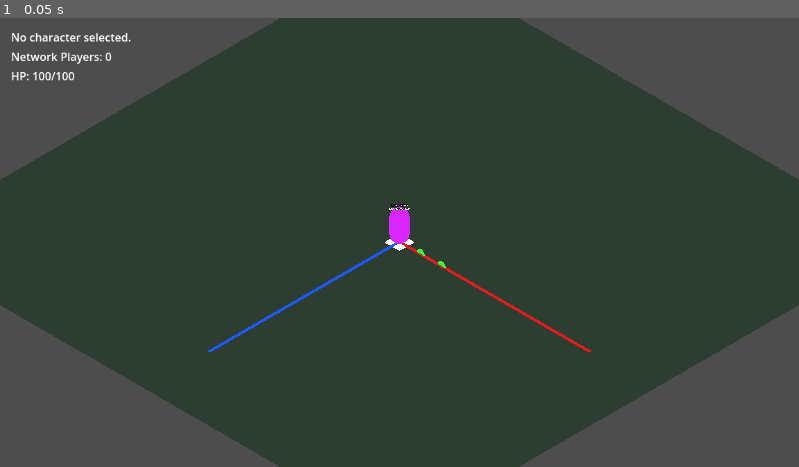
Above: before the commit, frame 1.
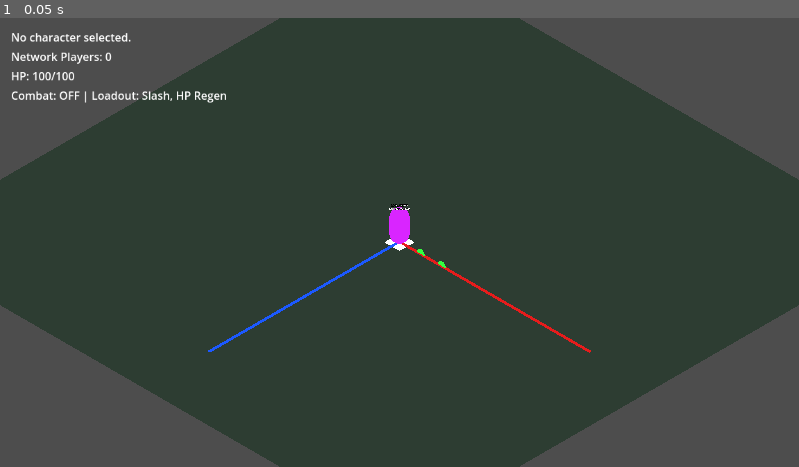
Above: after the commit, the same moment.

Repository: ademastrie/rpg_prototype
Game: Godot game, scene res://scenes/client/client_game.tscn
Two runs of this game, one before a commit and one after it. Both use one fixed random seed, a clock stepped at 60 frames per second and the inputs below. This scene is started directly instead of the project's main scene.
Inputs:
- Up to frame 1 (0.05 s): no input

The runs differ from the first frame. In frame 1, 0.3% of the frame differs, in the area x 1-29%, y 16-19%.

Commit message:
Add auto toggle abilities

Diff:
--- a/godot/scenes/client/client_game.tscn
+++ b/godot/scenes/client/client_game.tscn
@@ -70,6 +70,13 @@
 offset_bottom = 96.0
 text = "HP: 100/100"
 
+[node name="CombatLabel" type="Label" parent="."]
+offset_left = 16.0
+offset_top = 100.0
+offset_right = 360.0
+offset_bottom = 124.0
+text = "Combat: OFF | Loadout: Slash, HP Regen"
+
 [node name="WorldSpawner" type="Node3D" parent="."]
 script = ExtResource("3_world_spawner")
 player_placeholder_scene = ExtResource("2_player_placeholder_3d")
--- a/godot/scripts/client/client_game.gd
+++ b/godot/scripts/client/client_game.gd
@@ -10,6 +10,7 @@
 @onready var status_label: Label = $StatusLabel
 @onready var spawn_count_label: Label = $SpawnCountLabel
 @onready var health_label: Label = $HealthLabel
+@onready var combat_label: Label = $CombatLabel
 @onready var world_spawner: Node3D = $WorldSpawner
 @onready var active_camera: Camera3D = $Camera3D
 
@@ -27,6 +28,7 @@
 var _is_connected_to_server := false
 var _has_sent_join_request := false
 var _was_attack_pressed := false
+var _was_combat_toggle_pressed := false
 var _is_local_player_down := false
 
 
@@ -35,10 +37,12 @@
 	world_spawner.player_spawned.connect(_on_player_spawned)
 	world_spawner.player_health_updated.connect(_on_player_health_updated)
 	world_spawner.player_down_state_updated.connect(_on_player_down_state_updated)
+	world_spawner.combat_mode_updated.connect(_on_combat_mode_updated)
 	_camera_follow_offset = active_camera.global_position
 	_fixed_camera_basis = active_camera.global_transform.basis
 	_on_spawned_player_count_changed(0)
 	_on_player_health_updated(multiplayer.get_unique_id(), 100, 100)
+	_on_combat_mode_updated(multiplayer.get_unique_id(), false, "Slash, HP Regen")
 	set_selected_character(ClientSession.selected_character)
 	_connect_to_server()
 
@@ -76,6 +80,7 @@
 	if aim_direction != Vector2.ZERO and _should_send_aim(aim_direction):
 		_send_aim_input(aim_direction)
 
+	_read_combat_toggle_input()
 	_read_basic_attack_input()
 	_update_camera_follow(delta)
 
@@ -106,6 +111,7 @@
 	_is_local_player_down = false
 	world_spawner.set_local_prediction_input(Vector2.ZERO)
 	_was_attack_pressed = false
+	_was_combat_toggle_pressed = false
 	print("Failed to connect to game server.")
 
 
@@ -115,6 +121,7 @@
 	_is_local_player_down = false
 	world_spawner.set_local_prediction_input(Vector2.ZERO)
 	_was_attack_pressed = false
+	_was_combat_toggle_pressed = false
 	print("Disconnected from game server.")
 
 
@@ -152,6 +159,16 @@
 	else:
 		_is_local_player_down = false
 		status_label.text = _character_status_text
+
+
+func _on_combat_mode_updated(peer_id: int, combat_enabled: bool, loadout_text: String) -> void:
+	if peer_id != multiplayer.get_unique_id():
+		return
+
+	var mode_text: String = "OFF"
+	if combat_enabled:
+		mode_text = "ON"
+	combat_label.text = "Combat: %s | Loadout: %s" % [mode_text, loadout_text]
 
 
 func _read_movement_input() -> Vector2:
@@ -246,6 +263,19 @@
 	_was_attack_pressed = is_attack_pressed
 
 
+func _read_combat_toggle_input() -> void:
+	var is_toggle_pressed: bool = Input.is_key_pressed(KEY_Q)
+	if is_toggle_pressed and not _was_combat_toggle_pressed:
+		_send_combat_toggle_request()
+
+	_was_combat_toggle_pressed = is_toggle_pressed
+
+
+func _send_combat_toggle_request() -> void:
+	# Client only requests a toggle; the server owns the actual combat mode state.
+	world_spawner.rpc_id(1, "request_toggle_combat_mode")
+
+
 func _send_basic_attack_intent() -> void:
 	if _is_local_player_down:
 		return
--- a/godot/scripts/shared/world_spawner.gd
+++ b/godot/scripts/shared/world_spawner.gd
@@ -4,6 +4,7 @@
 signal player_spawned(peer_id: int, player: Node3D)
 signal player_health_updated(peer_id: int, current_hp: int, max_hp: int)
 signal player_down_state_updated(peer_id: int, is_down: bool)
+signal combat_mode_updated(peer_id: int, combat_enabled: bool, loadout_text: String)
 signal join_requested(peer_id: int, character_id: int, character_name: String, access_token: String)
 
 @export var player_placeholder_scene: PackedScene
@@ -34,6 +35,9 @@
 var _player_is_down_by_peer: Dictionary = {}
 var _player_respawn_positions: Dictionary = {}
 var _last_contact_damage_time_by_peer: Dictionary = {}
+var _combat_enabled_by_peer: Dictionary = {}
+var _loadout_by_peer: Dictionary = {}
+var _last_ability_time_by_peer: Dictionary = {}
 var _local_prediction_input: Vector2 = Vector2.ZERO
 var _simulation_accumulator := 0.0
 var _snapshot_accumulator := 0.0
@@ -51,6 +55,17 @@
 	Vector3(3, 0, -3),
 	Vector3(-3, 0, -3),
 ]
+
+const DEFAULT_LOADOUT: Array[String] = ["Slash", "HP Regen"]
+const ABILITY_DEFINITIONS: Dictionary = {
+	"Slash": {
+		"cooldown": 1.25,
+	},
+	"HP Regen": {
+		"cooldown": 2.0,
+		"heal": 8,
+	},
+}
 
 
 func send_join_request(character_id: int, character_name: String, access_token: String) -> void:
@@ -98,6 +113,9 @@
 	_player_is_down_by_peer.erase(peer_id)
 	_player_respawn_positions.erase(peer_id)
 	_last_contact_damage_time_by_peer.erase(peer_id)
+	_combat_enabled_by_peer.erase(peer_id)
+	_loadout_by_peer.erase(peer_id)
+	_last_ability_time_by_peer.erase(peer_id)
 	_character_names_by_peer.erase(peer_id)
 	rpc("despawn_player", peer_id)
 
@@ -128,8 +146,12 @@
 	_player_current_hp_by_peer[peer_id] = player_max_hp
 	_player_is_down_by_peer[peer_id] = false
 	_player_respawn_positions[peer_id] = players[peer_id]
+	_combat_enabled_by_peer[peer_id] = false
+	_loadout_by_peer[peer_id] = DEFAULT_LOADOUT.duplicate()
+	_last_ability_time_by_peer[peer_id] = {}
 	rpc("apply_player_health_update", peer_id, player_max_hp, player_max_hp)
 	rpc("apply_player_down_state", peer_id, false)
+	rpc("apply_combat_mode_update", peer_id, false, _loadout_text(peer_id))
 	_next_spawn_index += 1
 
 
@@ -145,6 +167,7 @@
 	while _simulation_accumulator >= tick_delta:
 		_simulate(tick_delta)
 		_apply_enemy_contact_damage(tick_delta)
+		_process_combat_abilities()
 		_simulation_accumulator -= tick_delta
 
 	var snapshot_delta := 1.0 / snapshot_rate
@@ -246,6 +269,66 @@
 			return true
 
 	return false
+
+
+func _process_combat_abilities() -> void:
+	var now_seconds: float = float(Time.get_ticks_msec()) / 1000.0
+	for peer_id in players:
+		var peer_id_int: int = int(peer_id)
+		if not bool(_combat_enabled_by_peer.get(peer_id, false)):
+			continue
+		if bool(_player_is_down_by_peer.get(peer_id, false)):
+			continue
+
+		var loadout: Array = _loadout_by_peer.get(peer_id, []) as Array
+		if loadout.has("Slash") and _is_ability_ready(peer_id_int, "Slash", now_seconds):
+			_set_ability_used(peer_id_int, "Slash", now_seconds)
+			_perform_slash(peer_id_int)
+		if loadout.has("HP Regen") and _is_ability_ready(peer_id_int, "HP Regen", now_seconds):
+			_set_ability_used(peer_id_int, "HP Regen", now_seconds)
+			_apply_hp_regen(peer_id_int)
+
+
+func _is_ability_ready(peer_id: int, ability_name: String, now_seconds: float) -> bool:
+	var ability_state: Dictionary = _last_ability_time_by_peer.get(peer_id, {}) as Dictionary
+	var last_used: float = float(ability_state.get(ability_name, -_ability_cooldown(ability_name)))
+	return now_seconds - last_used >= _ability_cooldown(ability_name)
+
+
+func _set_ability_used(peer_id: int, ability_name: String, now_seconds: float) -> void:
+	var ability_state: Dictionary = _last_ability_time_by_peer.get(peer_id, {}) as Dictionary
+	ability_state[ability_name] = now_seconds
+	_last_ability_time_by_peer[peer_id] = ability_state
+
+
+func _ability_cooldown(ability_name: String) -> float:
+	var ability_definition: Dictionary = ABILITY_DEFINITIONS.get(ability_name, {}) as Dictionary
+	return float(ability_definition.get("cooldown", 1.0))
+
+
+func _ability_heal_amount(ability_name: String) -> int:
+	var ability_definition: Dictionary = ABILITY_DEFINITIONS.get(ability_name, {}) as Dictionary
+	return int(ability_definition.get("heal", 0))
+
+
+func _apply_hp_regen(peer_id: int) -> void:
+	var current_hp: int = int(_player_current_hp_by_peer.get(peer_id, player_max_hp))
+	var max_hp: int = int(_player_max_hp_by_peer.get(peer_id, player_max_hp))
+	if current_hp <= 0 or current_hp >= max_hp:
+		return
+
+	current_hp = int(min(current_hp + _ability_heal_amount("HP Regen"), max_hp))
+	_player_current_hp_by_peer[peer_id] = current_hp
+	rpc("apply_player_health_update", peer_id, current_hp, max_hp)
+
+
+func _loadout_text(peer_id: int) -> String:
+	var loadout: Array = _loadout_by_peer.get(peer_id, DEFAULT_LOADOUT) as Array
+	var names: PackedStringArray = PackedStringArray()
+	for ability_name in loadout:
+		names.append(str(ability_name))
+
+	return ", ".join(names)
 
 
 func _broadcast_position_snapshots() -> void:
@@ -362,6 +445,11 @@
 	player_down_state_updated.emit(peer_id, is_down)
 
 
+@rpc("authority", "call_remote", "reliable")
+func apply_combat_mode_update(peer_id: int, combat_enabled: bool, loadout_text: String) -> void:
+	combat_mode_updated.emit(peer_id, combat_enabled, loadout_text)
+
+
 @rpc("any_peer", "call_remote", "reliable")
 func request_join(character_id: int, character_name: String, access_token: String) -> void:
 	if not multiplayer.is_server():
@@ -407,6 +495,21 @@
 
 
 @rpc("any_peer", "call_remote", "reliable")
+func request_toggle_combat_mode() -> void:
+	if not multiplayer.is_server():
+		return
+
+	var peer_id: int = int(multiplayer.get_remote_sender_id())
+	if not players.has(peer_id):
+		return
+
+	var combat_enabled: bool = not bool(_combat_enabled_by_peer.get(peer_id, false))
+	_combat_enabled_by_peer[peer_id] = combat_enabled
+	# Server owns combat mode and the temporary prototype loadout.
+	rpc("apply_combat_mode_update", peer_id, combat_enabled, _loadout_text(peer_id))
+
+
+@rpc("any_peer", "call_remote", "reliable")
 func submit_basic_attack() -> void:
 	if not multiplayer.is_server():
 		return
@@ -423,12 +526,16 @@
 		return
 
 	_last_attack_time_by_peer[peer_id] = now_seconds
+	_perform_slash(peer_id)
+
+
+func _perform_slash(peer_id: int) -> void:
 	var attack_position: Vector3 = players[peer_id] as Vector3
 	var facing_direction: Vector2 = _aim_direction_by_peer.get(peer_id, Vector2(0.0, -1.0)) as Vector2
 	if facing_direction.length_squared() <= 0.0001:
 		facing_direction = Vector2(0.0, -1.0)
 
-	# Server accepts attack intent only for joined players and uses authoritative facing.
+	# Slash/basic attack uses server-owned position and facing; clients never decide hits.
 	var normalized_facing: Vector2 = facing_direction.normalized()
 	rpc("show_basic_attack", peer_id, attack_position, normalized_facing)
 	var enemy_spawner: Node = get_node_or_null("../EnemySpawner")
